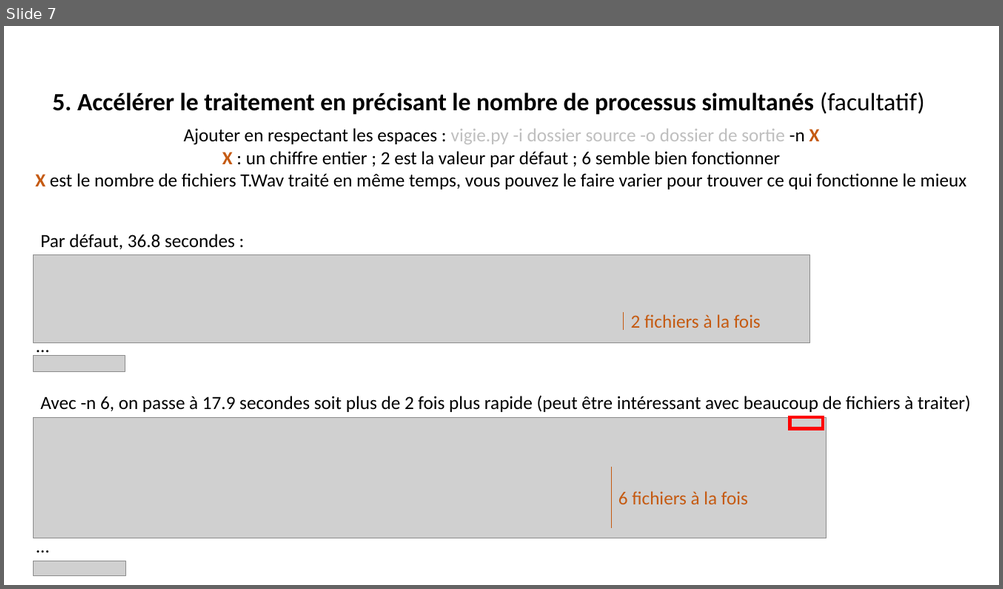
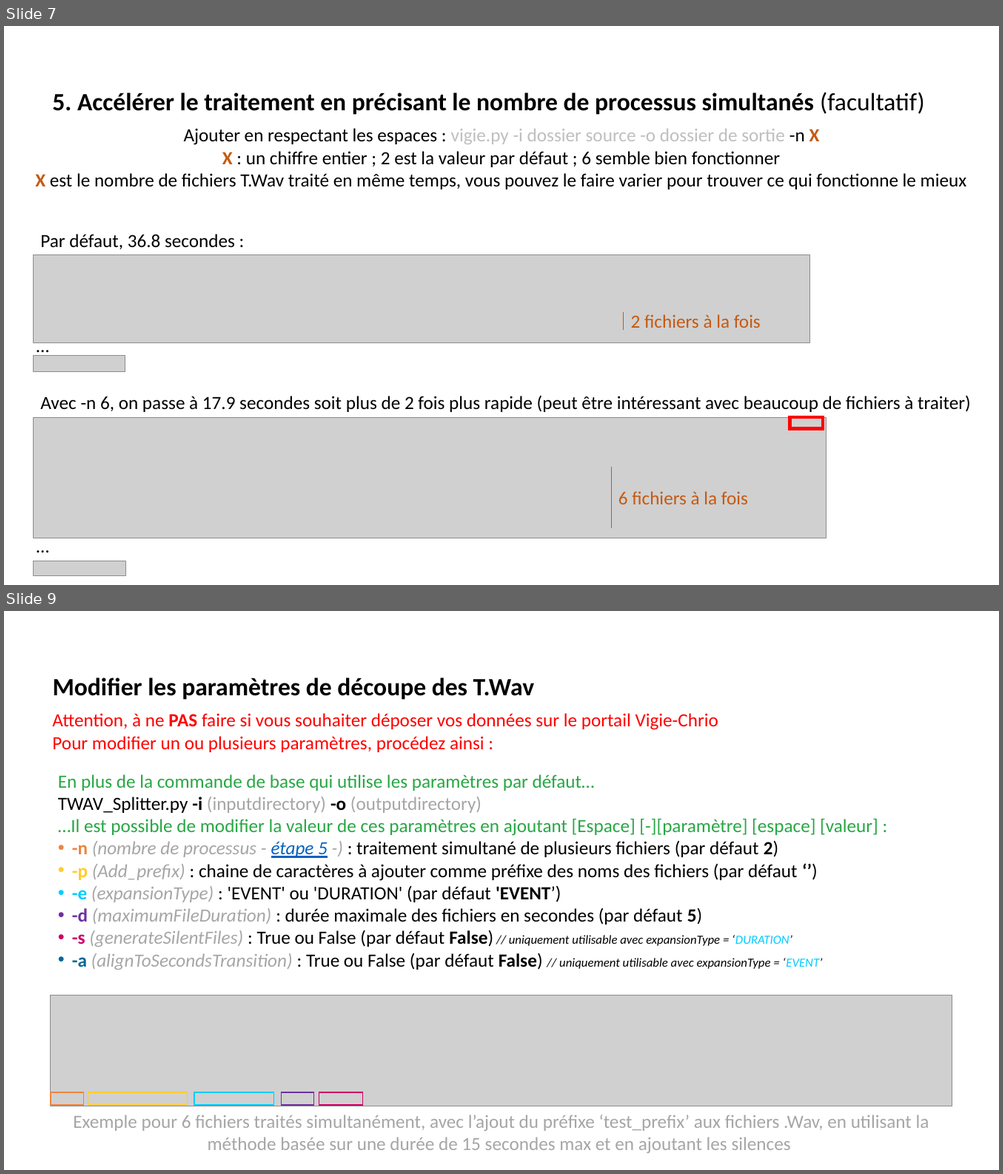
Before and after one commit to CEREMA/TWAV_splitter, a slide deck: Tuto_decoup_TWAV.pptx. Shown one above the other, each under a label of ours: slide 7 before the commit, slides 7 and 9 after it; the slides between them are not shown. The pictures are 1003x589 and 1003x1174 pixels, drawn with LibreOffice and Linux fonts; fonts in the diff are those of the drawing; grey boxes stand for pictures; background and template pictures are left out. Boxes give left, top, right and bottom in pixels: in the first picture for what was removed or moved away, otherwise in the second. Text is boxed around its words. In the diff, an @@ line names an element or a change of style, - is before the commit and + after.

```diff
--- a/Tuto_decoup_TWAV.pptx
+++ b/Tuto_decoup_TWAV.pptx
@@ slide 9 added at [4,611,999,1170], background #FFFFFF @@
@@ text added at [53,678,535,700], 24 pt, text #000000, bold @@
+Modifier les paramètres de découpe des T.Wav
@@ text added at [52,713,718,752], 18 pt, text #FF0000 @@
+Attention, à ne PAS faire si vous souhaiter déposer vos données sur le portail Vigie-Chrio
+Pour modifier un ou plusieurs paramètres, procédez ainsi :
@@ text added at [58,775,878,970], 18 pt, text #000000 @@
+En plus de la commande de base qui utilise les paramètres par défaut…
+TWAV_Splitter.py -i (inputdirectory) -o (outputdirectory)
+…Il est possible de modifier la valeur de ces paramètres en ajoutant [Espace] [-][paramètre] [espace] [valeur] :
+• -n (nombre de processus - étape 5 -) : traitement simultané de plusieurs fichiers (par défaut 2)
+• -p (Add_prefix) : chaine de caractères à ajouter comme préfixe des noms des fichiers (par défaut ‘’)
+• -e (expansionType) : 'EVENT' ou 'DURATION' (par défaut 'EVENT’)
+• -d (maximumFileDuration) : durée maximale des fichiers en secondes (par défaut 5)
+• -s (generateSilentFiles) : True ou False (par défaut False) // uniquement utilisable avec expansionType = ‘DURATION’
+• -a (alignToSecondsTransition) : True ou False (par défaut False) // uniquement utilisable avec expansionType = ‘EVENT’
@@ picture added at [51,995,952,1106] @@
@@ rectangle added at [51,1093,83,1105], outline #EE853E 1 pt @@
@@ rectangle added at [88,1093,188,1105], outline #FFCC30 1 pt @@
@@ rectangle added at [194,1093,274,1105], outline #00CCFF 1 pt @@
@@ rectangle added at [282,1093,314,1105], outline #7030A0 1 pt @@
@@ rectangle added at [318,1093,362,1105], outline #CC0066 1 pt @@
@@ text added at [73,1115,929,1153], 18 pt, text #A6A6A6 @@
+Exemple pour 6 fichiers traités simultanément, avec l’ajout du préfixe ‘test_prefix’ aux fichiers .Wav, en utilisant la méthode basée sur une durée de 15 secondes max et en ajoutant les silences
```
Also in this commit, not shown: 1 slide changed, 1 other slide added, 1 slide removed, 1 other file.
